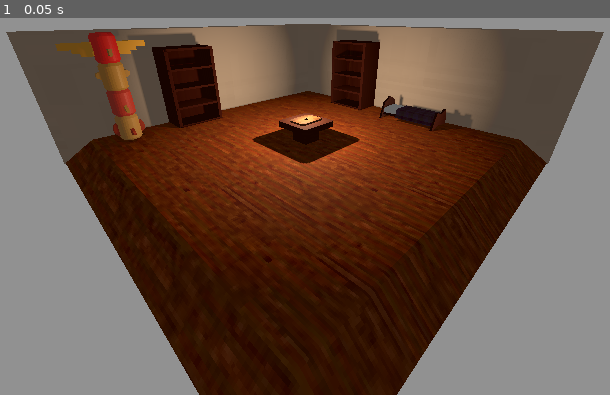
Above: before the commit, frame 1.
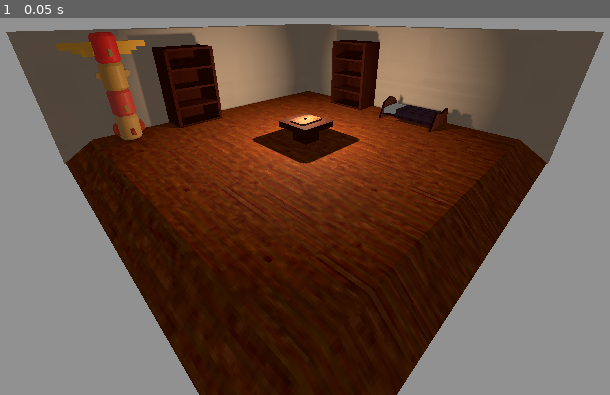
Above: after the commit, the same moment.

Repository: Isaac-SOL/OccultRoom
Game: Godot game, scene res://scenes/worldN/world.tscn
Two runs of this game, one before a commit and one after it. Both use one fixed random seed, a clock stepped at 60 frames per second and the inputs below. The project has no main scene, so this scene is started directly.
Inputs:
- Up to frame 1 (0.05 s): no input

The runs differ from the first frame. In frame 1, less than 0.1% of the frame differs, in the area x 49-77%, y 20-31%.

Commit message:
Ajout artefact crystalball

Diff:
--- a/scenes/worldN/world.tscn
+++ b/scenes/worldN/world.tscn
@@ -39,7 +39,7 @@
 omni_range = 20.6087
 
 [node name="bed2" parent="." instance=ExtResource("1_0ldax")]
-transform = Transform3D(-4.37114e-08, 0, -1, 0, 1, 0, 1, 0, -4.37114e-08, 13, 0, 4.50756)
+transform = Transform3D(-4.37114e-08, 0, -1.2, 0, 1, 0, 1, 0, -5.24537e-08, 13.2, 0, 4.50756)
 
 [node name="floor" parent="." instance=ExtResource("2_081g6")]
 
@@ -58,13 +58,14 @@
 [node name="ouija_board" parent="." instance=ExtResource("8_dlyfg")]
 
 [node name="ouija_cursor" parent="." instance=ExtResource("9_x7vnq")]
+transform = Transform3D(-1, 0, 8.74228e-08, 0, 1, 0, -8.74228e-08, 0, -1, 0, 0, 0)
 
 [node name="Camera3D" type="Camera3D" parent="."]
 transform = Transform3D(0.707107, 0.331563, -0.624552, 0, 0.883251, 0.468901, 0.707107, -0.331563, 0.624552, -19.2528, 11.3501, 20.0321)
 current = true
 
 [node name="baguette" parent="." instance=ExtResource("10_5sx0n")]
-transform = Transform3D(1, 0, 0, 0, 1, 0, 0, 0, 1, 1.7, 2, 0.2)
+transform = Transform3D(-1, 0, 8.74228e-08, 0, 1, 0, -8.74228e-08, 0, -1, 1.7, 2, -0.8)
 
 [node name="totem" parent="." instance=ExtResource("11_bnitq")]
 transform = Transform3D(-4.37114e-08, 0, -1, 0, 1, 0, 1, 0, -4.37114e-08, -12.3, 0, -13.1)
Binary file added: assets/3Dmodels/crystal_ball.glb
Not shown, added: assets/3Dmodels/crystal_ball.glb.import
Binary file added: assets/3Dmodels/crystal_ball_rust_coarse_01_diff_1k.jpg
Not shown, added: assets/3Dmodels/crystal_ball_rust_coarse_01_diff_1k.jpg.import
